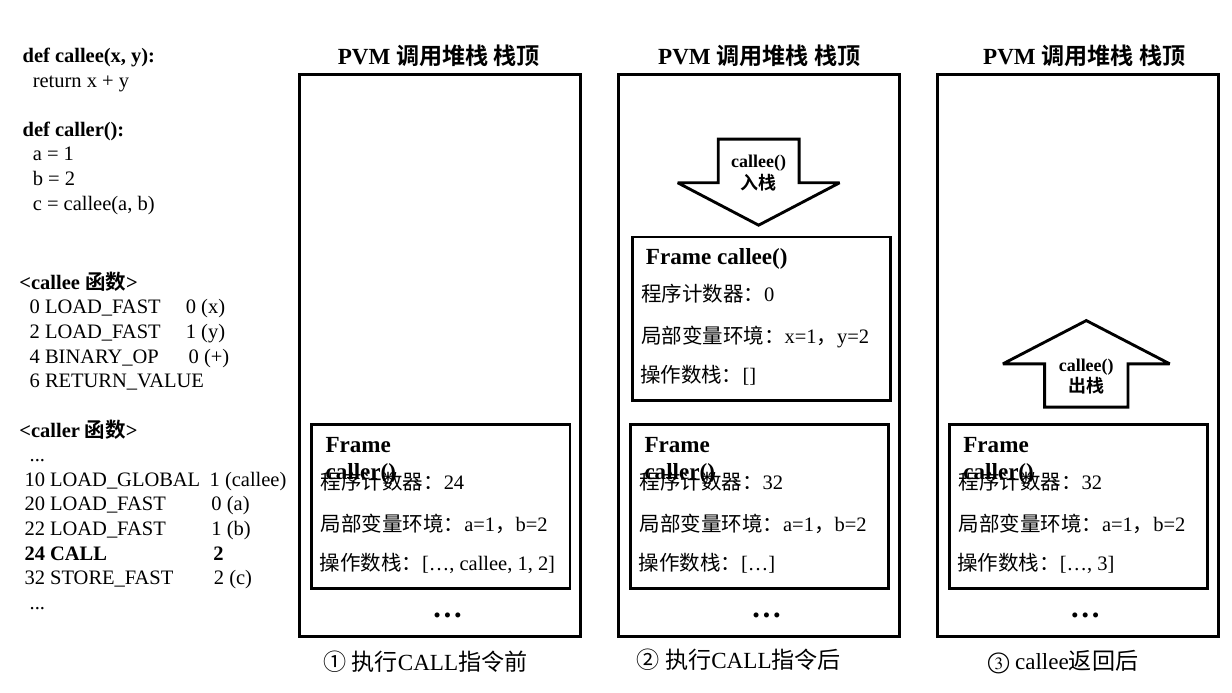
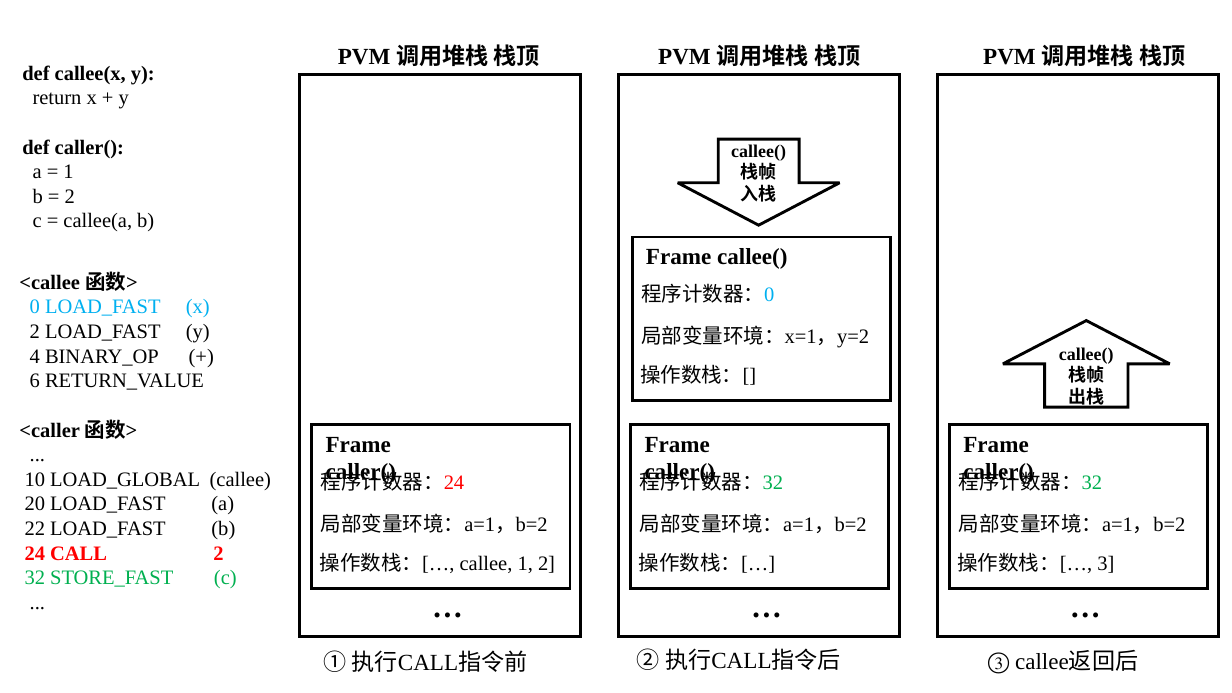
Before and after one commit to WU-SUNFLOWER/S.A.A.U.S.O, a slide deck: slide 1 of docs/thesis/pictures.pptx. Drawn at 1232x693 pixels with LibreOffice and Linux fonts; fonts in the diff are those of the drawing. Boxes give left, top, right and bottom in pixels: in the first picture for what was removed or moved away, otherwise in the second. Text is boxed around its words. In the diff, an @@ line names an element or a change of style, - is before the commit and + after.

```diff
--- a/docs/thesis/pictures.pptx
+++ b/docs/thesis/pictures.pptx
@@ text "def callee(x, y):": place and size @@
-text "def callee(x, y):" at box(23, 47, 155, 214)
+text "def callee(x, y):" at box(22, 65, 155, 231)
@@ text in down arrow at box(741, 162, 777, 180): paragraph added @@
+栈帧
@@ text at box(30, 299, 210, 366): text changed @@
-0 LOAD_FAST 0 (x)
-2 LOAD_FAST 1 (y)
-4 BINARY_OP 0 (+)
+0 LOAD_FAST (x)
+2 LOAD_FAST (y)
+4 BINARY_OP (+)
@@ text "程序计数器：0" at box(641, 283, 774, 303): text colour #000000 to #00B0F0 in "程序计数器：0" @@
@@ text in up arrow at box(1068, 365, 1104, 383): paragraph added @@
+栈帧
@@ text at box(25, 471, 271, 539): text changed @@
-10 LOAD_GLOBAL 1 (callee)
-20 LOAD_FAST 0 (a)
-22 LOAD_FAST 1 (b)
+10 LOAD_GLOBAL (callee)
+20 LOAD_FAST (a)
+22 LOAD_FAST (b)
@@ text "程序计数器：24" at box(321, 468, 464, 491): text colour #000000 to #FF0000 in "程序计数器：24" @@
@@ text "程序计数器：32" at box(640, 468, 783, 491): text colour #000000 to #00B050 in "程序计数器：32" @@
@@ text "程序计数器：32" at box(959, 468, 1102, 491): text colour #000000 to #00B050 in "程序计数器：32" @@
@@ text at box(25, 546, 223, 561): text colour #000000 to #FF0000 in "24 CALL 2" @@
@@ text at box(25, 570, 237, 588): text changed; text colour #000000 to #00B050 @@
-32 STORE_FAST 2 (c)
+32 STORE_FAST (c)
```
Also in this commit, not shown: 3 other slides changed.
